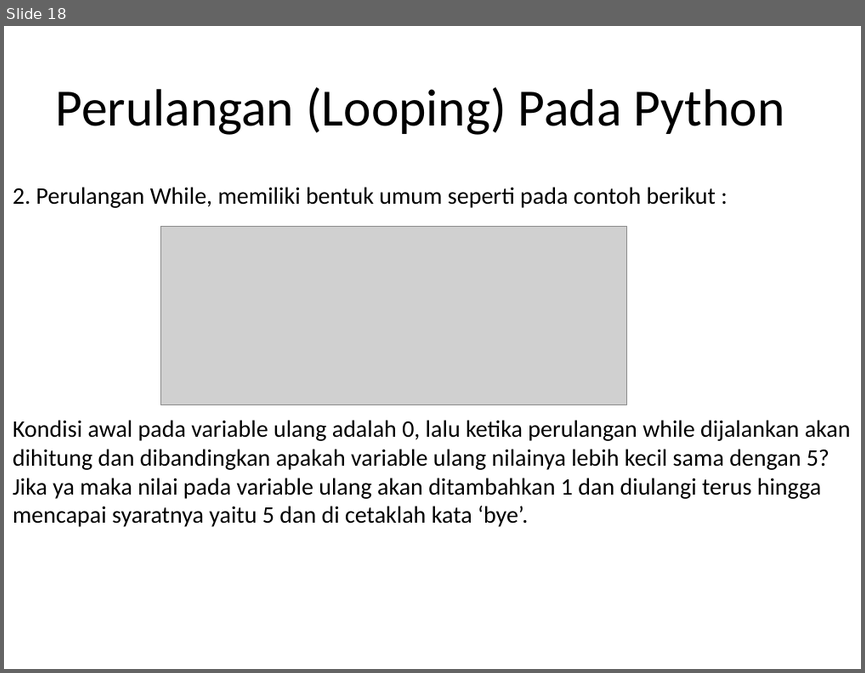
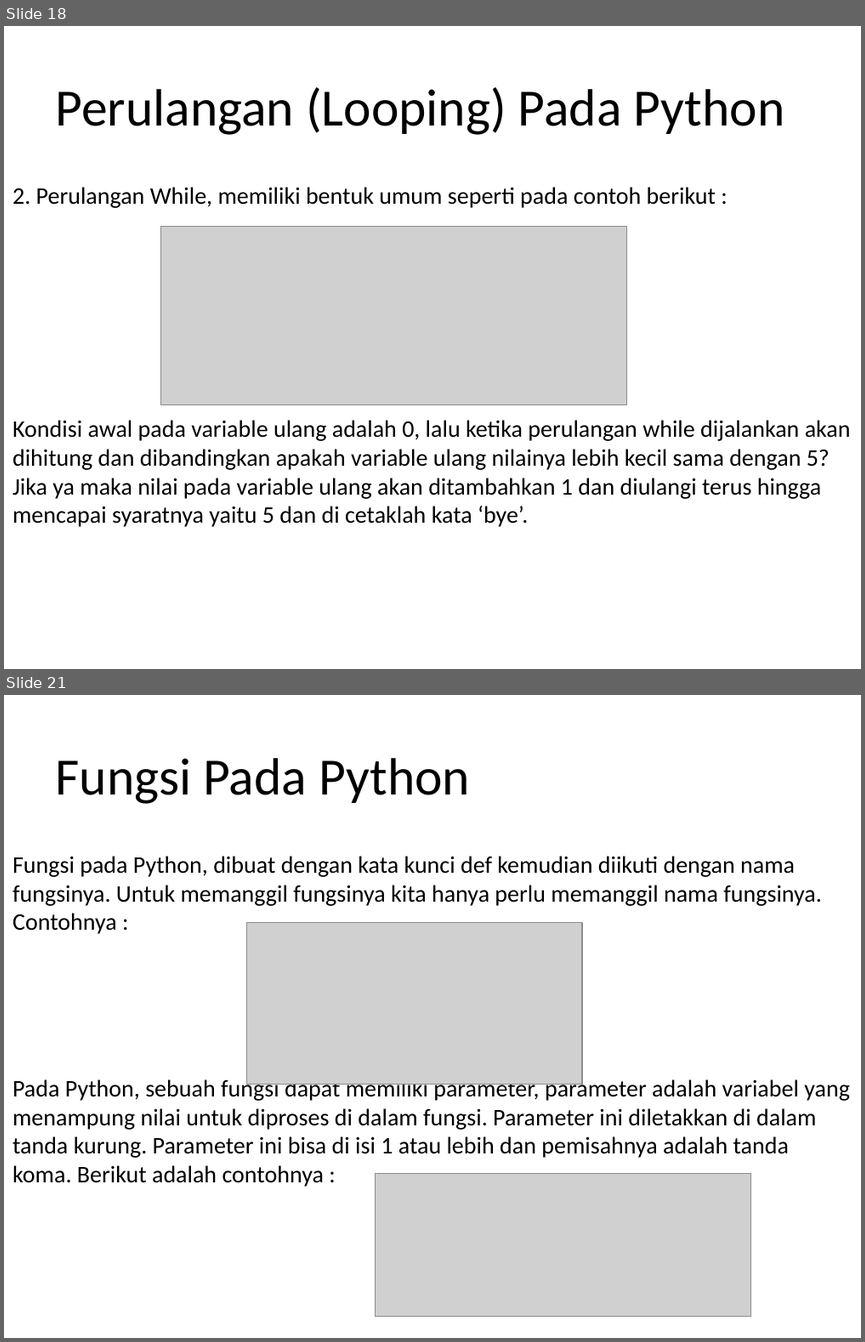
Before and after one commit to Abaljerind/Pengantar-Deep-Learning, a slide deck: materi python.pptx. Shown one above the other, each under a label of ours: slide 18 before the commit, slides 18 and 21 after it; the slides between them are not shown. The pictures are 865x673 and 865x1342 pixels, drawn with LibreOffice and Linux fonts; fonts in the diff are those of the drawing; grey boxes stand for pictures. Boxes give left, top, right and bottom in pixels: in the first picture for what was removed or moved away, otherwise in the second. Text is boxed around its words. In the diff, an @@ line names an element or a change of style, - is before the commit and + after.

Commit message:
kondisi dan fungsi pada python

```diff
--- a/materi python.pptx
+++ b/materi python.pptx
@@ slide 21 added at [4, 695, 861, 1338], background #FFFFFF @@
@@ title added at [55, 758, 470, 804], 44 pt, text #000000 @@
+Fungsi Pada Python
@@ text added at [12, 856, 850, 1186], 20 pt, text #000000 @@
+Fungsi pada Python, dibuat dengan kata kunci def kemudian diikuti dengan nama fungsinya. Untuk memanggil fungsinya kita hanya perlu memanggil nama fungsinya. Contohnya :
+Pada Python, sebuah fungsi dapat memiliki parameter, parameter adalah variabel yang menampung nilai untuk diproses di dalam fungsi. Parameter ini diletakkan di dalam tanda kurung. Parameter ini bisa di isi 1 atau lebih dan pemisahnya adalah tanda koma. Berikut adalah contohnya :
@@ picture added at [246, 922, 581, 1084] @@
@@ picture added at [375, 1173, 751, 1316] @@
```
Also in this commit, not shown: 3 slides changed, 2 other slides added, 2 slides removed.
